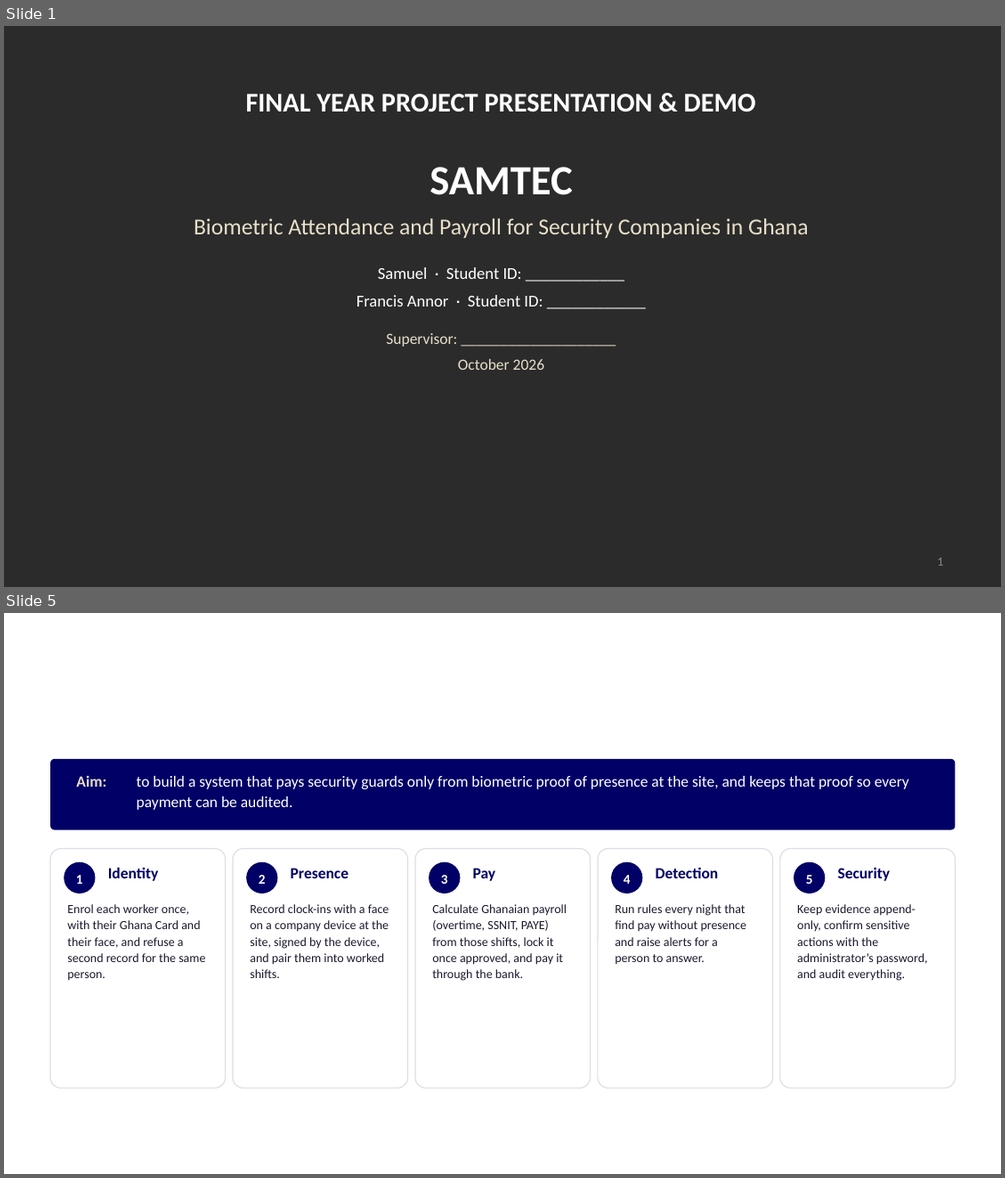
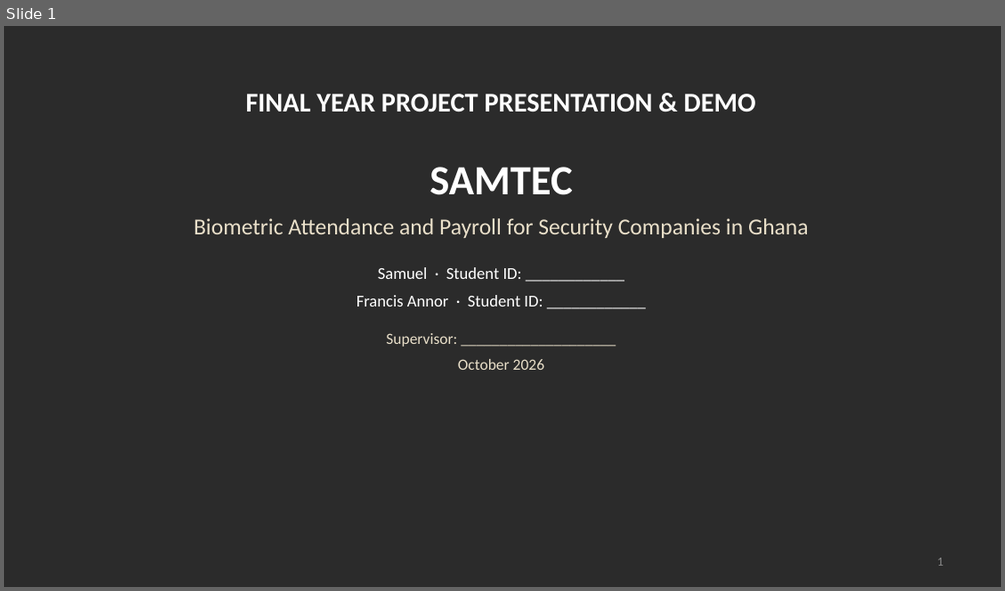
Before and after one commit to TEAM-DEVV/samtec-security-system, a slide deck: docs/guides/SAMTEC-defence-slides.pptx. Shown one above the other, each under a label of ours: slides 1 and 5 before the commit, slide 1 after it; the slides between them are not shown. The pictures are 1005x1178 and 1005x591 pixels, drawn with LibreOffice and Linux fonts; fonts in the diff are those of the drawing; background and template pictures are left out; a plain dark background stands for a picture behind light text. Boxes give left, top, right and bottom in pixels: in the first picture for what was removed or moved away, otherwise in the second. Text is boxed around its words. In the diff, an @@ line names an element or a change of style, - is before the commit and + after.

```diff
--- a/docs/guides/SAMTEC-defence-slides.pptx
+++ b/docs/guides/SAMTEC-defence-slides.pptx
@@ slide 5 removed at (4, 613, 1001, 1174), background picture (left out) @@
@@ title removed at (50, 644, 955, 719) @@
-Aim and objectives
@@ rounded rectangle removed at (50, 759, 955, 830) @@
@@ text removed at (76, 776, 106, 787) @@
-Aim:
@@ text removed at (137, 776, 909, 810) @@
-to build a system that pays security guards only from biometric proof of presence at the site, and keeps that proof so every payment can be audited.
@@ rounded rectangle removed at (50, 849, 226, 1088) @@
@@ rounded rectangle removed at (233, 849, 408, 1088) @@
@@ rounded rectangle removed at (415, 849, 591, 1088) @@
@@ rounded rectangle removed at (598, 849, 773, 1088) @@
@@ rounded rectangle removed at (780, 849, 955, 1088) @@
@@ ellipse removed at (64, 862, 96, 893) @@
-1
@@ text removed at (108, 867, 159, 881) @@
-Identity
@@ ellipse removed at (246, 862, 278, 893) @@
-2
@@ text removed at (291, 868, 348, 878) @@
-Presence
@@ ellipse removed at (429, 862, 461, 893) @@
-3
@@ text removed at (473, 868, 496, 881) @@
-Pay
@@ ellipse removed at (611, 862, 643, 893) @@
-4
@@ text removed at (655, 867, 719, 878) @@
-Detection
@@ ellipse removed at (793, 862, 825, 893) @@
-5
@@ text removed at (838, 867, 890, 881) @@
-Security
@@ text removed at (67, 904, 205, 981) @@
-Enrol each worker once, with their Ghana Card and their face, and refuse a second record for the same person.
@@ text removed at (250, 904, 389, 978) @@
-Record clock-ins with a face on a company device at the site, signed by the device, and pair them into worked shifts.
@@ text removed at (432, 904, 567, 981) @@
-Calculate Ghanaian payroll (overtime, SSNIT, PAYE) from those shifts, lock it once approved, and pay it through the bank.
@@ text removed at (615, 904, 747, 965) @@
-Run rules every night that find pay without presence and raise alerts for a person to answer.
@@ text removed at (797, 904, 928, 981) @@
-Keep evidence append-only, confirm sensitive actions with the administrator’s password, and audit everything.
```
Also in this commit, not shown: 2 slides changed, 6 slides added, 19 other slides removed, 1 other file.
